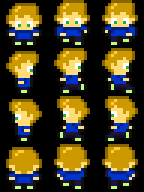
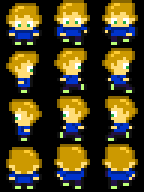
Before/after of a w=144, h=192 layered artwork. What changed in the layer stack:
painted on "Sprites" over [15, 3, 129, 156]
